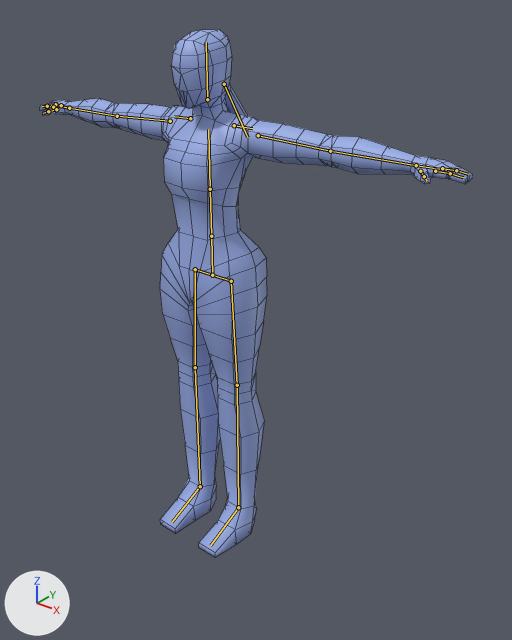
One commit to the Blender file Assets/3D/Characters/Scorecharacter/DemoChar.blend: the scene before it, then after it.
Before and after are seen from a 50 mm camera at (1.86, -2.03, 2.4) aimed at (0.2, 0.04, 1.12). Every picture has the same lights, and +X, +Y and +Z are marked at lower left. The bones that bend it are drawn over the model as lines. Mesh edges are drawn as thin lines.

The first picture shows 'Character'.
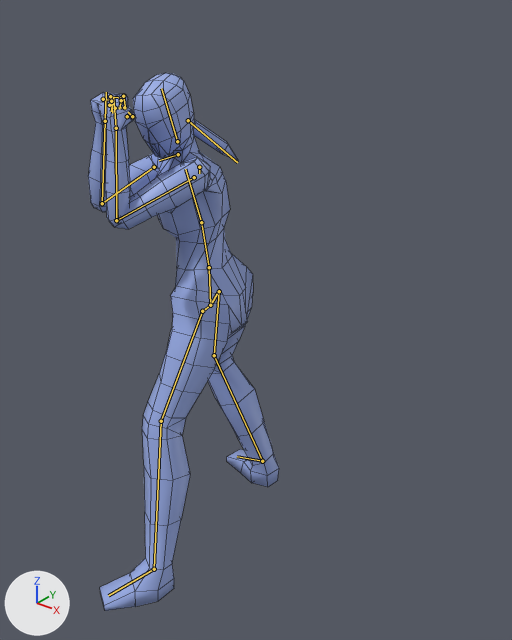
The newer file adds an action. The first version stands in its rest pose; the second is drawn at frame 1 of the action 'ExitBlock'.

Location of each change, [x1, y1, x2, y2] in pixels of the pictures (512 x 640 px):
'Character', posed (56% narrower)
    before: [39, 29, 473, 558]
    after: [88, 73, 279, 611]
bone 'Torso', root to tip
    before: (211, 236) to (210, 189)
    after: (209, 267) to (201, 222)
bone 'Torso_Upper', root to tip
    before: (210, 189) to (208, 129)
    after: (201, 222) to (185, 169)
bone 'Neck', root to tip
    before: (207, 99) to (206, 42)
    after: (177, 141) to (161, 88)
bone 'Hair', root to tip
    before: (224, 84) to (247, 137)
    after: (188, 120) to (237, 162)
bone 'Clavicle_R', root to tip
    before: (190, 118) to (174, 116)
    after: (178, 154) to (159, 160)
bone 'Bicep_R', root to tip
    before: (170, 121) to (117, 116)
    after: (154, 167) to (102, 203)
bone 'Forearm_R', root to tip
    before: (117, 116) to (69, 108)
    after: (102, 203) to (105, 121)
bone 'Fingers_R', root to tip
    before: (61, 105) to (55, 104)
    after: (103, 99) to (113, 100)
bone 'Fingertips_R', root to tip
    before: (55, 104) to (51, 105)
    after: (113, 100) to (111, 111)
bone 'Pointer_R', root to tip
    before: (53, 107) to (47, 106)
    after: (110, 96) to (121, 98)
bone 'Pointertip_R', root to tip
    before: (47, 106) to (42, 106)
    after: (121, 98) to (119, 109)
bone 'Thumb_R', root to tip
    before: (56, 109) to (48, 111)
    after: (115, 108) to (124, 107)
bone 'Thumbtip_R', root to tip
    before: (48, 111) to (43, 113)
    after: (124, 107) to (125, 108)
bone 'Clavicle_L', root to tip
    before: (234, 125) to (252, 128)
    after: (199, 167) to (199, 173)
bone 'Bicep_L', root to tip
    before: (258, 135) to (330, 151)
    after: (194, 177) to (116, 220)
bone 'Forearm_L', root to tip
    before: (330, 151) to (416, 165)
    after: (116, 220) to (116, 128)
bone 'Hand_L', root to tip
    before: (416, 165) to (446, 170)
    after: (116, 128) to (113, 97)
bone 'Fingers_L', root to tip
    before: (442, 168) to (456, 170)
    after: (109, 105) to (111, 101)
bone 'Fingertips_L', root to tip
    before: (456, 170) to (468, 174)
    after: (111, 101) to (112, 113)
bone 'Pointer_L', root to tip
    before: (435, 171) to (450, 173)
    after: (121, 100) to (123, 96)
bone 'Pointertip_L', root to tip
    before: (450, 173) to (463, 177)
    after: (123, 96) to (125, 109)
bone 'Thumb_L', root to tip
    before: (420, 171) to (424, 176)
    after: (127, 116) to (132, 116)
bone 'Thumbtip_L', root to tip
    before: (424, 176) to (427, 181)
    after: (132, 116) to (128, 112)
bone 'Torso_Lower', root to tip
    before: (211, 236) to (212, 275)
    after: (209, 267) to (210, 305)
bone 'Hip_R', root to tip
    before: (212, 275) to (195, 269)
    after: (210, 305) to (218, 291)
bone 'Thigh_R', root to tip
    before: (195, 269) to (195, 367)
    after: (219, 291) to (214, 355)
bone 'Calf_R', root to tip
    before: (195, 367) to (200, 486)
    after: (214, 355) to (262, 461)
bone 'Foot_R', root to tip
    before: (200, 486) to (172, 522)
    after: (262, 461) to (237, 456)
bone 'Hip_L', root to tip
    before: (212, 275) to (231, 281)
    after: (210, 305) to (203, 311)
bone 'Thigh_L', root to tip
    before: (231, 281) to (237, 385)
    after: (202, 311) to (161, 421)
bone 'Calf_L', root to tip
    before: (237, 385) to (238, 507)
    after: (161, 421) to (154, 569)
bone 'Foot_L', root to tip
    before: (238, 507) to (210, 545)
    after: (154, 569) to (108, 595)

The change in detail:
Bone 'Torso' (bone_torso) moves from (0.0, 0.0, 0.0) to (0.0, -0.131, 0.022).
Bone 'Torso' (bone_torso) turns from (0, 0, 0) to (8, -67, -2) degrees about its own x, y and z.
Bone 'Torso_Upper' (bone_torso_upper) turns from (0, 0, 0) to (5, 42, -6) degrees about its own x, y and z.
Bone 'Neck' (bone_neck) turns from (0, 0, 0) to (0, 33, 1) degrees about its own x, y and z.
Bone 'Hair' (bone_hair) turns from (0, 0, 0) to (-6, -7, -21) degrees about its own x, y and z.
Bone 'Clavicle_R' (bone_clavicle_r) turns from (0, 0, 0) to (-9, 36, 46) degrees about its own x, y and z.
Bone 'Bicep_R' (bone_bicep_r) turns from (0, 0, 0) to (-41, 38, 35) degrees about its own x, y and z.
Bone 'Forearm_R' (bone_forearm_r) turns from (0, 0, 0) to (0, 0, 100) degrees about its own x, y and z.
Bone 'Fingers_R' (bone_fingers_r) moves from (0.0, 0.0, 0.0) to (0.0, -0.001, -0.003).
Bone 'Fingers_R' (bone_fingers_r) turns from (0, 0, 0) to (-80, 1, 3) degrees about its own x, y and z.
Bone 'Fingertips_R' (bone_fingertips_r) moves from (0.0, 0.0, 0.0) to (-0.001, 0.008, 0.001).
Bone 'Fingertips_R' (bone_fingertips_r) turns from (0, 0, 0) to (-101, 0, 23) degrees about its own x, y and z.
Bone 'Pointer_R' (bone_pointer_r) moves from (0.0, 0.0, 0.0) to (0.0, 0.001, 0.003).
Bone 'Pointer_R' (bone_pointer_r) turns from (0, 0, 0) to (-80, 5, 0) degrees about its own x, y and z.
Bone 'Pointertip_R' (bone_pointertip_r) moves from (0.0, 0.0, 0.0) to (0.001, -0.008, -0.001).
Bone 'Pointertip_R' (bone_pointertip_r) turns from (0, 0, 0) to (-100, 5, 18) degrees about its own x, y and z.
Bone 'Thumb_R' (bone_thumb_r) turns from (0, 0, 0) to (-53, 2, -4) degrees about its own x, y and z.
Bone 'Thumbtip_R' (bone_thumbtip_r) turns from (0, 0, 0) to (-24, -21, -34) degrees about its own x, y and z.
Bone 'Clavicle_L' (bone_clavicle_l) turns from (0, 0, 0) to (68, -84, -90) degrees about its own x, y and z.
Bone 'Bicep_L' (bone_bicep_l) turns from (0, 0, 0) to (-76, 9, 3) degrees about its own x, y and z.
Bone 'Forearm_L' (bone_forearm_l) turns from (0, 0, 0) to (0, 0, -120) degrees about its own x, y and z.
Bone 'Hand_L' (bone_hand_l) turns from (0, 0, 0) to (-1, -40, 6) degrees about its own x, y and z.
Bone 'Fingers_L' (bone_fingers_l) moves from (0.0, 0.0, 0.0) to (0.001, -0.008, 0.004).
Bone 'Fingers_L' (bone_fingers_l) turns from (0, 0, 0) to (-71, 18, 18) degrees about its own x, y and z.
Bone 'Fingertips_L' (bone_fingertips_l) moves from (0.0, 0.0, 0.0) to (0.002, -0.009, 0.007).
Bone 'Fingertips_L' (bone_fingertips_l) turns from (0, 0, 0) to (-83, 20, 22) degrees about its own x, y and z.
Bone 'Pointer_L' (bone_pointer_l) moves from (0.0, 0.0, 0.0) to (-0.002, 0.008, -0.004).
Bone 'Pointer_L' (bone_pointer_l) turns from (0, 0, 0) to (-71, 15, 21) degrees about its own x, y and z.
Bone 'Pointertip_L' (bone_pointertip_l) moves from (0.0, 0.0, 0.0) to (-0.003, 0.009, -0.007).
Bone 'Pointertip_L' (bone_pointertip_l) turns from (0, 0, 0) to (-83, 16, 25) degrees about its own x, y and z.
Bone 'Thumb_L' (bone_thumb_l) turns from (0, 0, 0) to (-81, 0, -11) degrees about its own x, y and z.
Bone 'Thumbtip_L' (bone_thumbtip_l) turns from (0, 0, 0) to (-21, -5, 74) degrees about its own x, y and z.
Bone 'Torso_Lower' (bone_torso_lower) turns from (0, 0, 0) to (-6, 1, -1) degrees about its own x, y and z.
Bone 'Hip_R' (bone_hip_r) turns from (0, 0, 0) to (12, 1, -5) degrees about its own x, y and z.
Bone 'Thigh_R' (bone_thigh_r) moves from (0.0, 0.0, 0.0) to (0.0, 0.0, 0.002).
Bone 'Thigh_R' (bone_thigh_r) turns from (0, 0, 0) to (-15, 29, 2) degrees about its own x, y and z.
Bone 'Calf_R' (bone_calf_r) moves from (0.0, 0.0, 0.0) to (0.0, 0.001, -0.002).
Bone 'Calf_R' (bone_calf_r) turns from (0, 0, 0) to (36, -5, 1) degrees about its own x, y and z.
Bone 'Foot_R' (bone_foot_r) turns from (0, 0, 0) to (-2, 14, 15) degrees about its own x, y and z.
Bone 'Hip_L' (bone_hip_l) turns from (0, 0, 0) to (10, 0, 4) degrees about its own x, y and z.
Bone 'Thigh_L' (bone_thigh_l) moves from (0.0, 0.0, 0.0) to (0.0, 0.0, -0.002).
Bone 'Thigh_L' (bone_thigh_l) turns from (0, 0, 0) to (-19, -37, -3) degrees about its own x, y and z.
Bone 'Calf_L' (bone_calf_l) moves from (0.0, 0.0, 0.0) to (0.0, -0.001, 0.002).
Bone 'Calf_L' (bone_calf_l) turns from (0, 0, 0) to (19, -1, 0) degrees about its own x, y and z.
Bone 'Foot_L' (bone_foot_l) turns from (0, 0, 0) to (-5, -12, 8) degrees about its own x, y and z.
